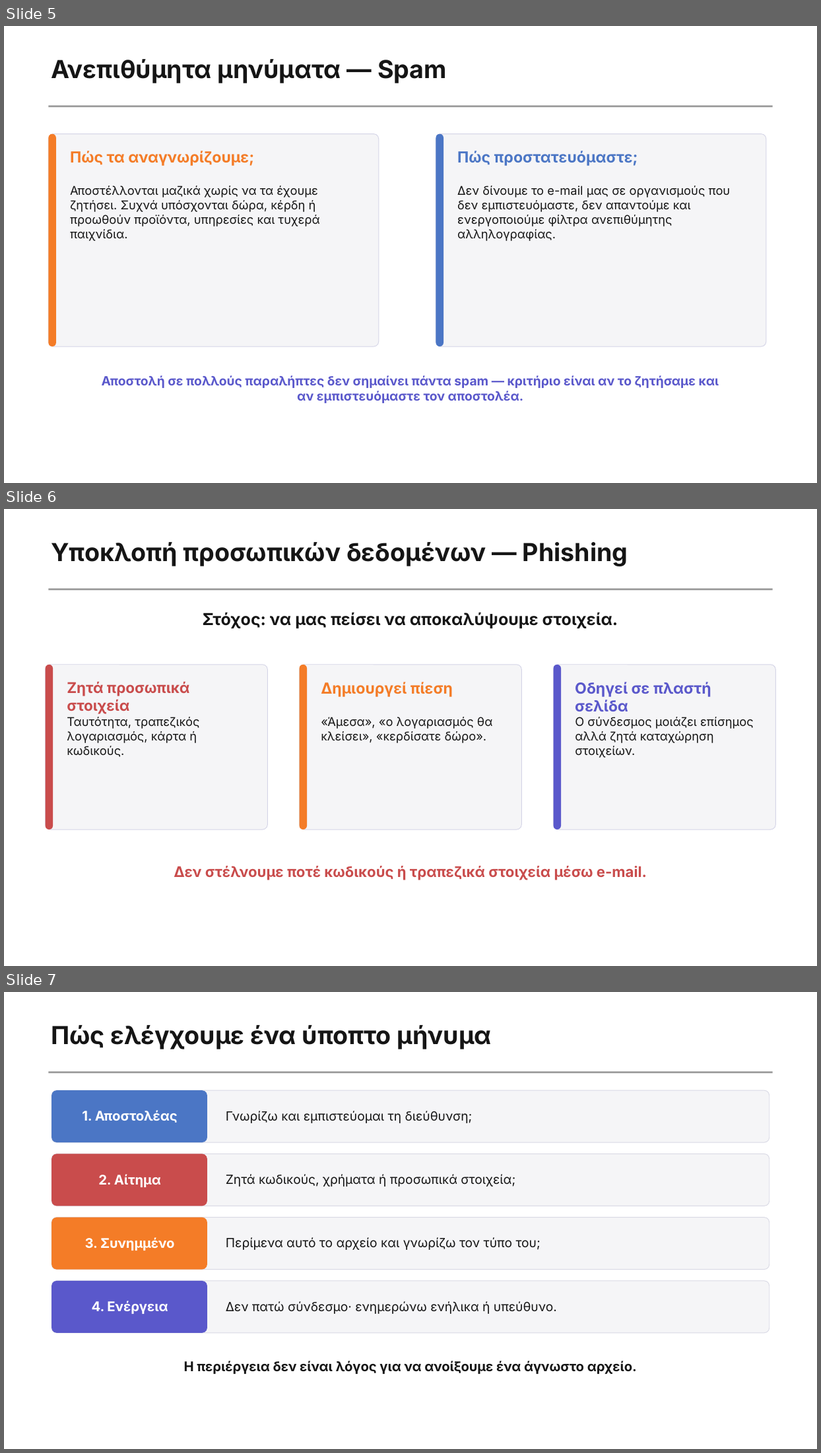
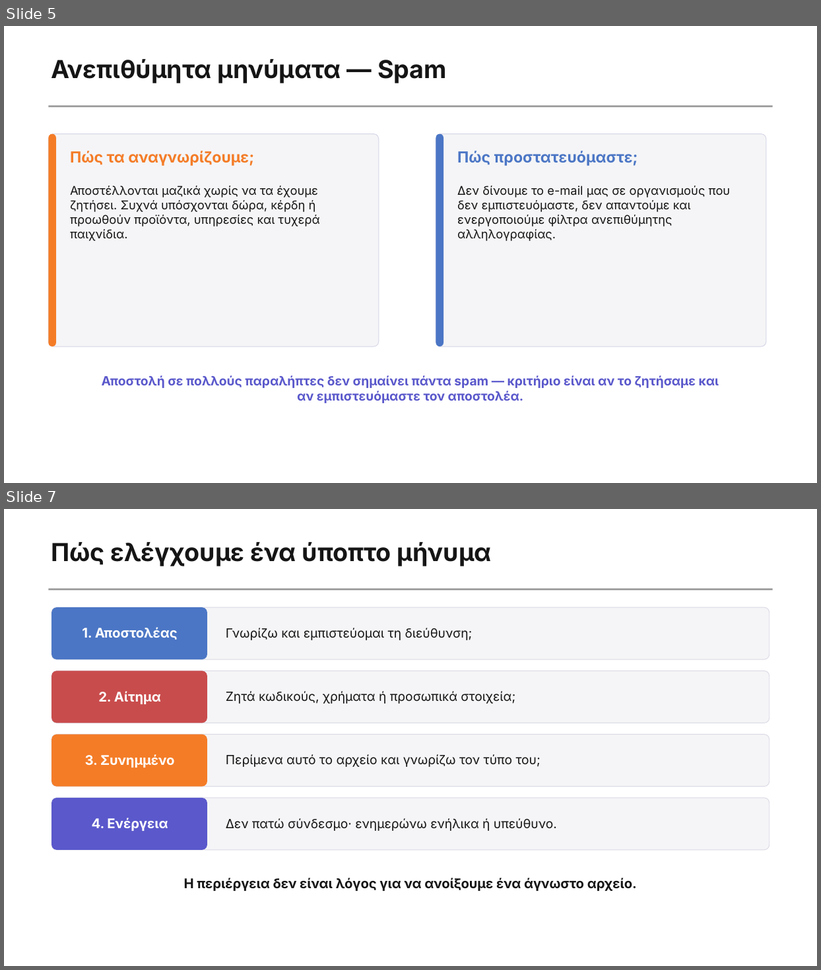
Before and after one commit to aristos32/education, a slide deck: schools-presentations/A Gymnasiou/A5.3 Μ1 - Κίνδυνοι στο Διαδίκτυο.pptx. Shown one above the other, each under a label of ours: slides 5, 6 and 7 before the commit, slides 5 and 7 after it; the slides between them are not shown. The pictures are 821x1453 and 821x970 pixels, drawn with LibreOffice and Linux fonts; fonts in the diff are those of the drawing. Boxes give left, top, right and bottom in pixels: in the first picture for what was removed or moved away, otherwise in the second. Text is boxed around its words. In the diff, an @@ line names an element or a change of style, - is before the commit and + after.

```diff
--- a/schools-presentations/A Gymnasiou/A5.3 Μ1 - Κίνδυνοι στο Διαδίκτυο.pptx
+++ b/schools-presentations/A Gymnasiou/A5.3 Μ1 - Κίνδυνοι στο Διαδίκτυο.pptx
@@ slide 6 removed at (4,509,817,966), background #FFFFFF @@
@@ text removed at (51,542,628,566) @@
-Υποκλοπή προσωπικών δεδομένων — Phishing
@@ rectangle removed at (48,588,773,590) @@
@@ text removed at (203,612,618,628) @@
-Στόχος: να μας πείσει να αποκαλύψουμε στοιχεία.
@@ rounded rectangle removed at (46,665,268,830) @@
@@ rounded rectangle removed at (46,665,53,830) @@
@@ rounded rectangle removed at (299,665,522,830) @@
@@ rounded rectangle removed at (299,665,306,830) @@
@@ rounded rectangle removed at (554,665,776,830) @@
@@ rounded rectangle removed at (554,665,561,830) @@
@@ text removed at (67,682,190,714) @@
-Ζητά προσωπικά στοιχεία
@@ text removed at (321,682,453,697) @@
-Δημιουργεί πίεση
@@ text removed at (575,682,712,712) @@
-Οδηγεί σε πλαστή σελίδα
@@ text removed at (67,717,199,757) @@
-Ταυτότητα, τραπεζικός λογαριασμός, κάρτα ή κωδικούς.
@@ text removed at (321,717,493,743) @@
-«Άμεσα», «ο λογαριασμός θα κλείσει», «κερδίσατε δώρο».
@@ text removed at (575,717,754,758) @@
-Ο σύνδεσμος μοιάζει επίσημος αλλά ζητά καταχώρηση στοιχείων.
@@ text removed at (174,866,647,881) @@
-Δεν στέλνουμε ποτέ κωδικούς ή τραπεζικά στοιχεία μέσω e-mail.
```
Also in this commit, not shown: 1 slide changed, 1 slide added, 7 other files.
